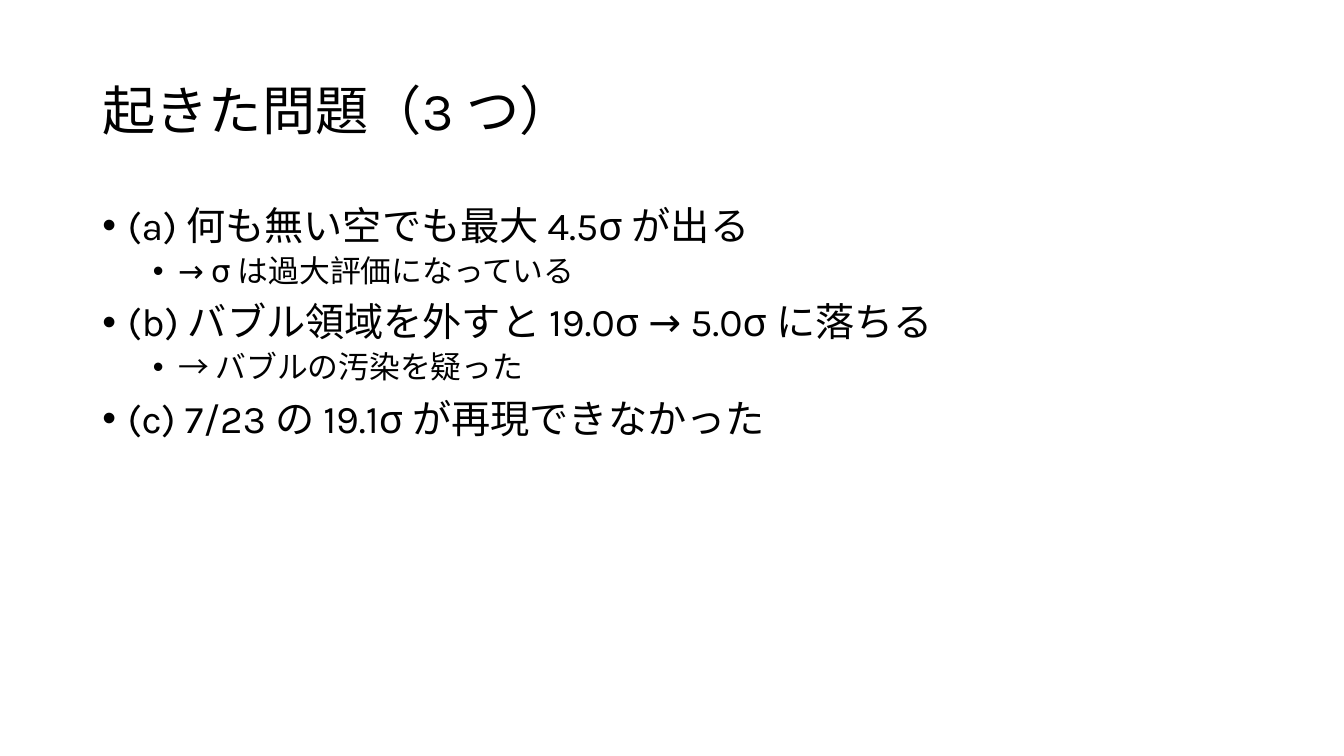
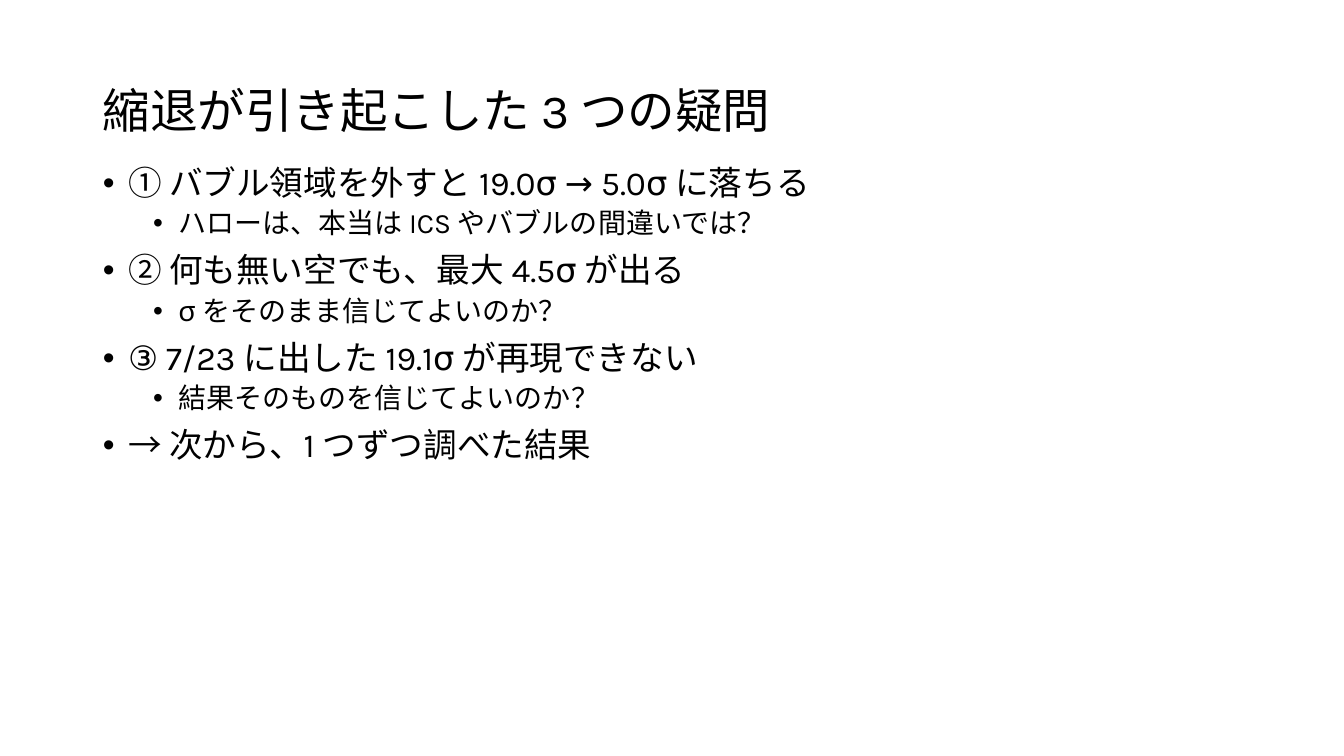
Before and after one commit to Mikann20041029/darkmatter-slides, a slide deck: slide 10 of slides/2026-10-02_研究進捗報告.pptx (slide 3 before the commit). Drawn at 1344x756 pixels with LibreOffice and Linux fonts; fonts in the diff are those of the drawing. Boxes give left, top, right and bottom in pixels: in the first picture for what was removed or moved away, otherwise in the second. Text is boxed around its words. In the diff, an @@ line names an element or a change of style, - is before the commit and + after.

```diff
--- a/slides/2026-10-02_研究進捗報告.pptx
+++ b/slides/2026-10-02_研究進捗報告.pptx
@@ title at (102, 88, 770, 132): text changed; size 38 to 34 pt @@
-起きた問題（3 つ）
+縮退が引き起こした 3 つの疑問
@@ text at (128, 166, 809, 460): text changed; size 28 to 24 pt @@
-• (a) 何も無い空でも最大 4.5σ が出る
-  • → σ は過大評価になっている
-• (b) バブル領域を外すと 19.0σ → 5.0σ に落ちる
-  • → バブルの汚染を疑った
-• (c) 7/23 の 19.1σ が再現できなかった
+• ① バブル領域を外すと 19.0σ → 5.0σ に落ちる
+  • ハローは、本当は ICS やバブルの間違いでは？
+• ② 何も無い空でも、最大 4.5σ が出る
+  • σ をそのまま信じてよいのか？
+• ③ 7/23 に出した 19.1σ が再現できない
+  • 結果そのものを信じてよいのか？
+• → 次から、1 つずつ調べた結果
```
Also in this commit, not shown: 10 other slides changed, 24 slides added, 7 slides removed, 4 other files.
